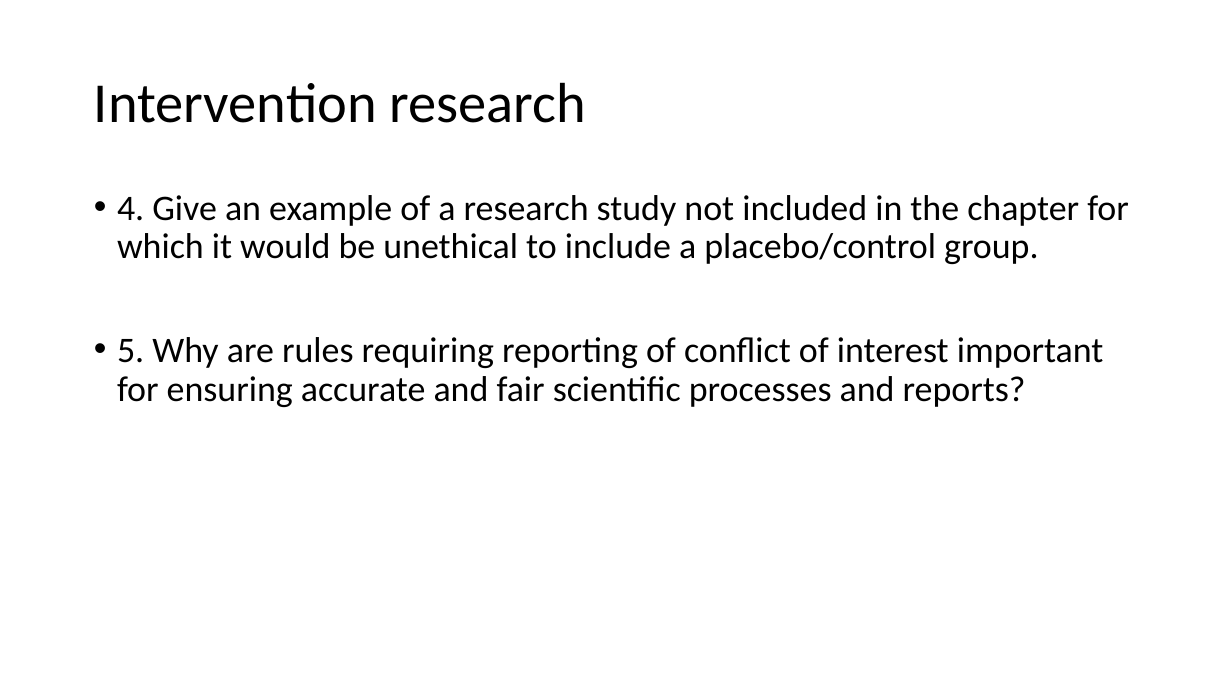
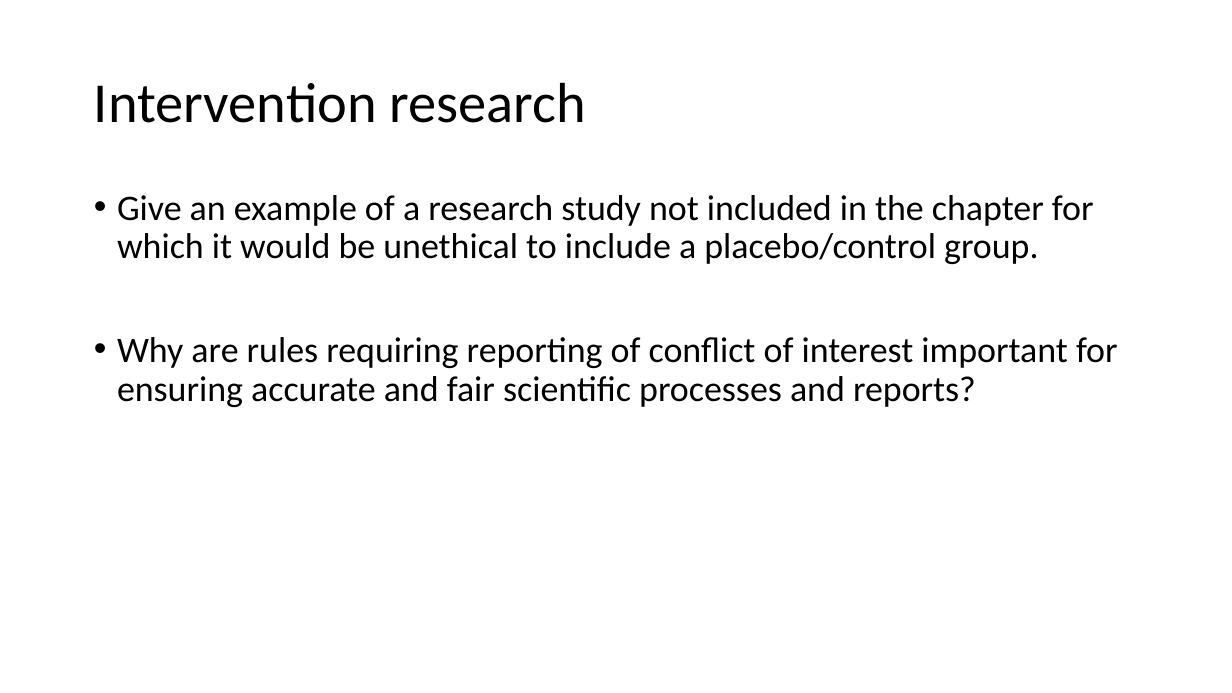
Before and after one commit to preber/Research-Methods, a slide deck: slide 14 of Class Slides 2024/Class 22.pptx (slide 9 before the commit). Drawn at 1232x693 pixels with LibreOffice and Linux fonts; fonts in the diff are those of the drawing. Boxes give left, top, right and bottom in pixels: in the first picture for what was removed or moved away, otherwise in the second. Text is boxed around its words. In the diff, an @@ line names an element or a change of style, - is before the commit and + after.

```diff
--- a/Class Slides 2024/Class 22.pptx
+++ b/Class Slides 2024/Class 22.pptx
@@ text at box(117, 195, 1118, 407): text changed @@
-• 4. Give an example of a research study not included in the chapter for which it would be unethical to include a placebo/control group.
-• 5. Why are rules requiring reporting of conflict of interest important for ensuring accurate and fair scientific processes and reports?
+• Give an example of a research study not included in the chapter for which it would be unethical to include a placebo/control group.
+• Why are rules requiring reporting of conflict of interest important for ensuring accurate and fair scientific processes and reports?
```
Also in this commit, not shown: 4 other slides changed, 5 slides added, 5 slides removed.
